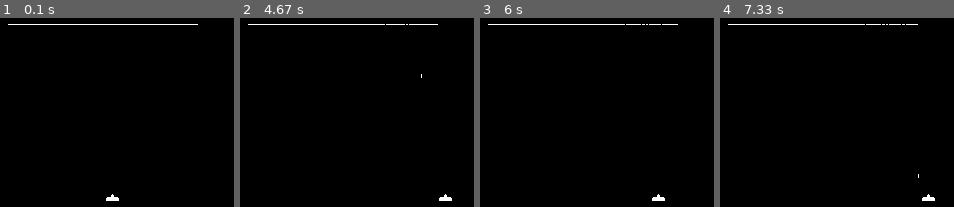
Above: before the commit, frames 1-4 (left to right).
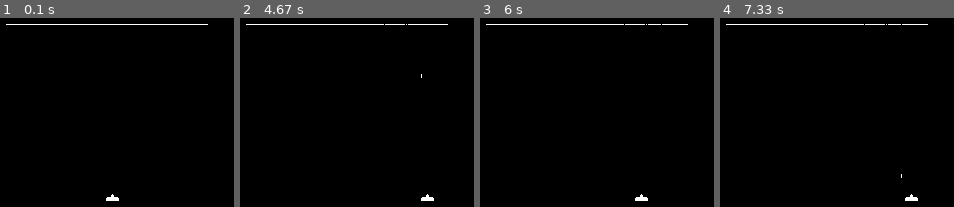
Above: after the commit, the same moments.

Repository: gunzblazincourier/space-invaders-pygame
Game: pygame game, started from spaceinvaders.py
The game is run twice, just before and just after one commit, with the same random seed, the same clock (stepped at 60 frames per second) and the same inputs.
Inputs:
- Up to frame 1 (0.1 s): no input
- Up to frame 2 (4.67 s): hold Right 0.33-0.8 s; hold Right 0.83-1.3 s; tap Space at 0.9, 1.2, 1.4, 1.7, 1.97, 2.27, 2.4, 2.7, 3.07, 3.37, 3.57, 3.87, 4.07, 4.37, 4.57 s; hold Left 1.33-1.87 s; hold Left 1.9-2.3 s; hold Right 2.33-2.97 s; hold Left 3-3.47 s; hold Right 3.5-3.97 s; hold Right 4-4.47 s; hold Left from 4.5 s (still down)
- Up to frame 3 (6 s): tap Space at 4.87, 5.13, 5.43, 5.57, 5.87 s; release Left at 5.03 s; hold Left 5.07-5.47 s; hold Right from 5.5 s (still down)
- Up to frame 4 (7.33 s): release Right at 6.13 s; hold Left 6.17-6.63 s; tap Space at 6.23, 6.53, 6.73, 7.03, 7.23 s; hold Right 6.67-7.13 s; hold Right from 7.17 s (still down)

The runs differ from the first frame. In frame 1, less than 0.1% of the frame differs, in the area x 2-89%, y 3-4%; in frame 2, 0.3%; in frame 3, 0.3%; in frame 4, 0.3%, in the area x 2-92%, y 3-97%.

Commit message:
Lock horizontal player movement to prevent crossing screen borders

Diff:
--- a/spaceinvaders.py
+++ b/spaceinvaders.py
@@ -34,10 +34,10 @@
     if keys[pygame.K_SPACE] and bullet_shot == False:
         bullet_position = pygame.Vector2(gun_position.x, gun_position.y)
         bullet_shot = True
-    if keys[pygame.K_LEFT]:
+    if keys[pygame.K_LEFT] and player_position.x > 30:
         player_position.x -= 100 * dt
         gun_position.x -= 100 * dt
-    elif keys[pygame.K_RIGHT]:
+    elif keys[pygame.K_RIGHT] and player_position.x < 220:
         player_position.x += 100 * dt
         gun_position.x += 100 * dt
 
@@ -53,7 +53,7 @@
     SCREEN.blit(player, (player_position.x, player_position.y))
     SCREEN.blit(bullet, (bullet_position.x, bullet_position.y))
 
-    for i in range(30, 220):
+    for i in range(28, 230):
         if i in linebreak_list:
             continue
         pygame.draw.line(SCREEN, (255, 255, 255), (i, 15), (i, 15))
